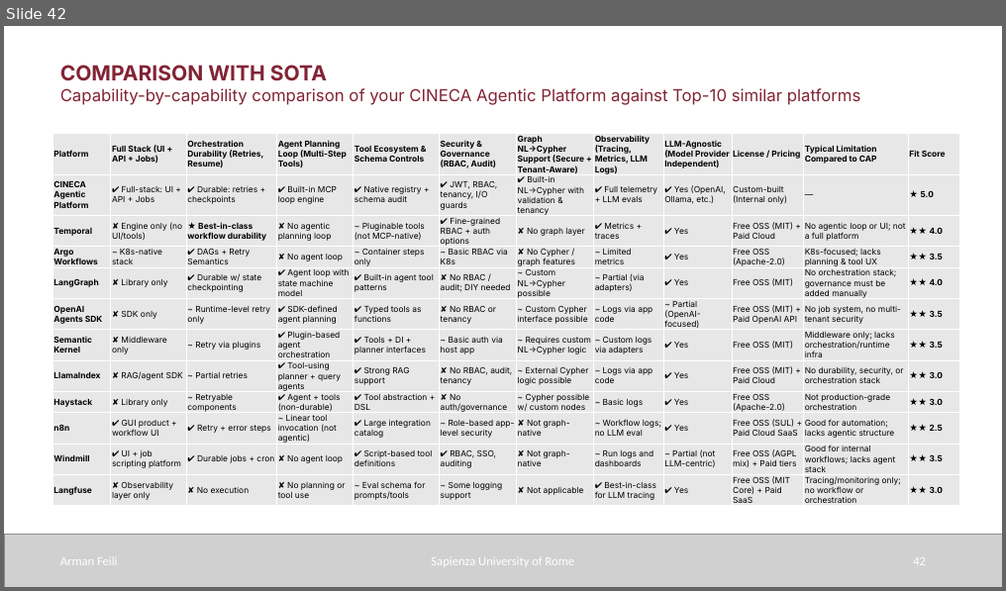
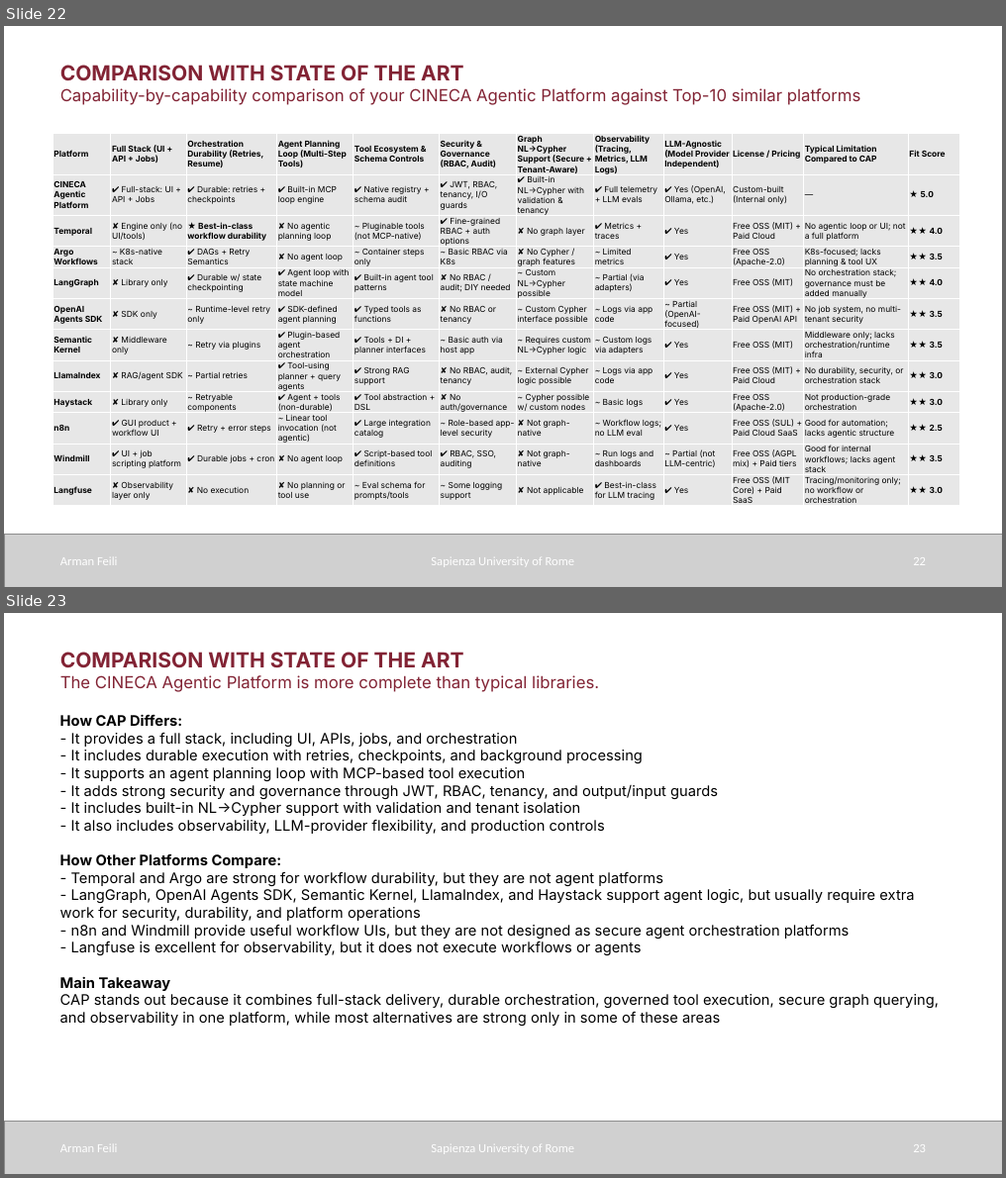
Before and after one commit to armanfeili/sapienza-msc-thesis-cineca-agentic-platform, a slide deck: thesis/sapthesis/Presentation/Presentation.pptx. Shown one above the other, each under a label of ours: slide 42 before the commit, slides 22 and 23 after it. The pictures are 1006x591 and 1006x1178 pixels, drawn with LibreOffice and Linux fonts; fonts in the diff are those of the drawing; grey boxes stand for pictures. Boxes give left, top, right and bottom in pixels: in the first picture for what was removed or moved away, otherwise in the second. Text is boxed around its words. In the diff, an @@ line names an element or a change of style, - is before the commit and + after.

```diff
--- a/thesis/sapthesis/Presentation/Presentation.pptx
+++ b/thesis/sapthesis/Presentation/Presentation.pptx
@@ slide 23 added at [4, 613, 1002, 1174], background #FFFFFF @@
@@ text added at [60, 652, 599, 692], 16 pt, text #822334 @@
+COMPARISON WITH STATE OF THE ART
+The CINECA Agentic Platform is more complete than typical libraries.
@@ text added at [60, 714, 939, 1026], 14 pt, text #000000 @@
+How CAP Differs:
+- It provides a full stack, including UI, APIs, jobs, and orchestration
+- It includes durable execution with retries, checkpoints, and background processing
+- It supports an agent planning loop with MCP-based tool execution
+- It adds strong security and governance through JWT, RBAC, tenancy, and output/input guards
+- It includes built-in NL→Cypher support with validation and tenant isolation
+- It also includes observability, LLM-provider flexibility, and production controls
+How Other Platforms Compare:
+- Temporal and Argo are strong for workflow durability, but they are not agent platforms
+- LangGraph, OpenAI Agents SDK, Semantic Kernel, LlamaIndex, and Haystack support agent logic, but usually require extra work for security, durability, and platform operations
+- n8n and Windmill provide useful workflow UIs, but they are not designed as secure agent orchestration platforms
+- Langfuse is excellent for observability, but it does not execute workflows or agents
+Main Takeaway
+CAP stands out because it combines full-stack delivery, durable orchestration, governed tool execution, secure graph querying, and observability in one platform, while most alternatives are strong only in some of these areas
@@ picture added at [4, 1122, 1002, 1174] @@
@@ text added at [60, 1145, 117, 1153], 12 pt, text #FFFFFF @@
+Arman Feili
@@ text added at [431, 1145, 575, 1155], 12 pt, text #FFFFFF @@
+Sapienza University of Rome
@@ page number added at [913, 1145, 926, 1153], 12 pt, text #FFFFFF @@
+23
@@ what was slide 42 is now slide 22 @@
@@ slide 22 changed as well @@
@@ text at [60, 65, 464, 80]: text changed @@
-COMPARISON WITH SOTA
+COMPARISON WITH STATE OF THE ART
@@ page number at [913, 558, 926, 566]: text changed @@
-42
+22
```
Also in this commit, not shown: 12 other slides changed, 10 other slides added, 30 slides removed, 16 other files.
